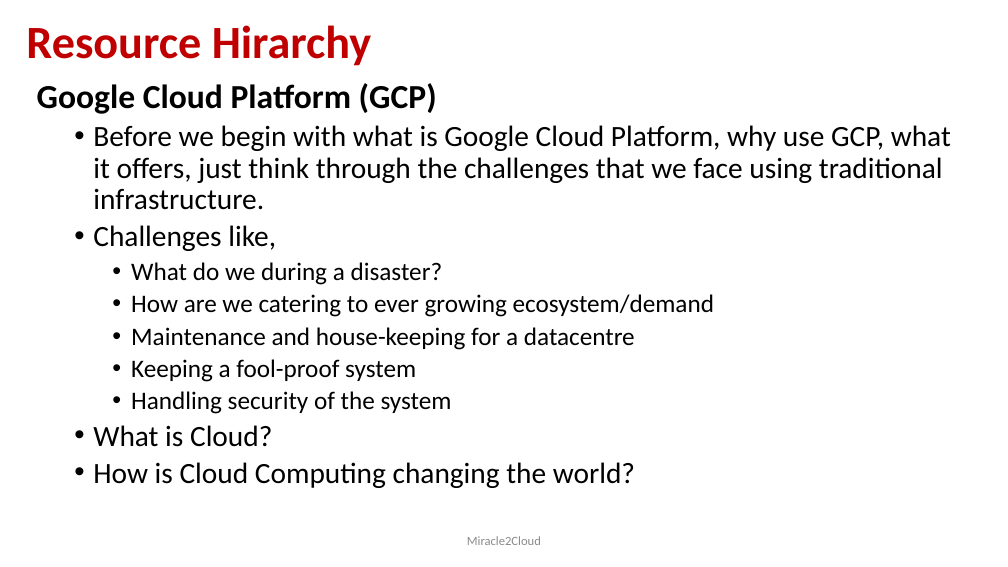
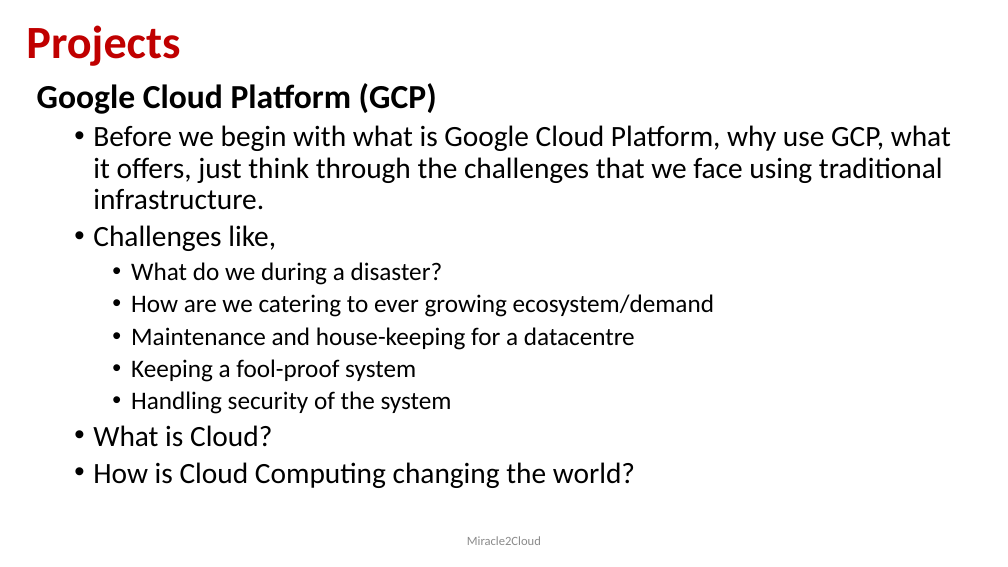
Before and after one commit to miracle2cloud/gcp, a slide deck: slide 18 of Google Cloud Platform.pptx (slide 14 before the commit). Drawn at 1008x567 pixels with LibreOffice and Linux fonts; fonts in the diff are those of the drawing. Boxes give left, top, right and bottom in pixels: in the first picture for what was removed or moved away, otherwise in the second. Text is boxed around its words. In the diff, an @@ line names an element or a change of style, - is before the commit and + after.

```diff
--- a/Google Cloud Platform.pptx
+++ b/Google Cloud Platform.pptx
@@ title at (x1=26, y1=25, x2=180, y2=66): text changed @@
-Resource Hirarchy
+Projects
```
Also in this commit, not shown: 2 other slides changed, 5 slides added.
